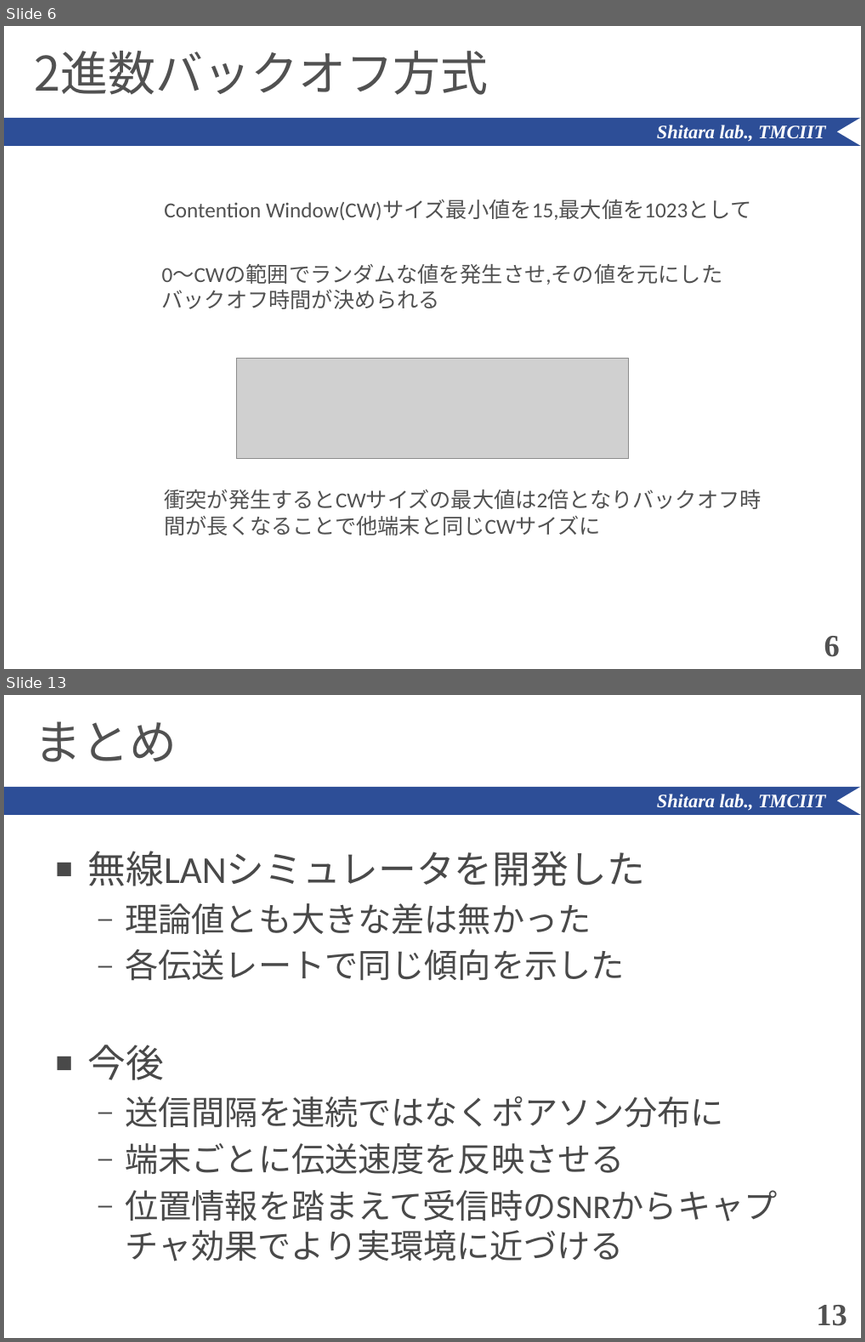
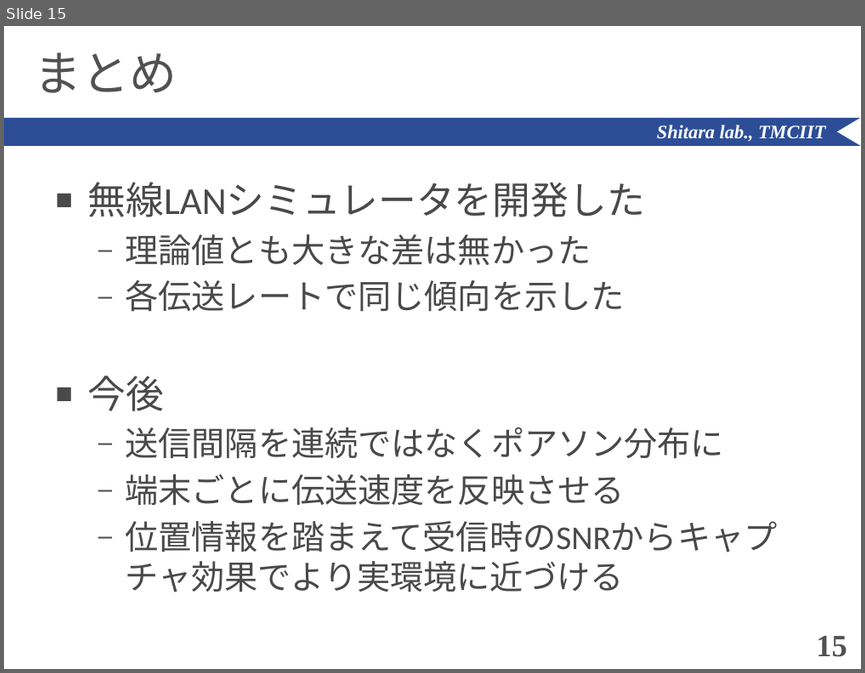
Before and after one commit to ShitaLab-TMCIT/IEEE802.11simulator, a slide deck: paper/pwp_tmp_shiralab.pptx. Shown one above the other, each under a label of ours: slides 6 and 13 before the commit, slide 15 after it; the slides between them are not shown. The pictures are 865x1342 and 865x673 pixels, drawn with LibreOffice and Linux fonts; fonts in the diff are those of the drawing; grey boxes stand for pictures. Boxes give left, top, right and bottom in pixels: in the first picture for what was removed or moved away, otherwise in the second. Text is boxed around its words. In the diff, an @@ line names an element or a change of style, - is before the commit and + after.

```diff
--- a/paper/pwp_tmp_shiralab.pptx
+++ b/paper/pwp_tmp_shiralab.pptx
@@ slide 6 removed at box(4, 26, 861, 669), background #FFFFFF; not listed: 3 template elements that a slide beside it also shows @@
@@ title removed at box(34, 51, 488, 95) @@
-2進数バックオフ方式
@@ text removed at box(164, 200, 751, 221) @@
-Contention Window(CW)サイズ最小値を15,最大値を1023として
@@ text removed at box(162, 264, 723, 309) @@
-0～CWの範囲でランダムな値を発生させ,その値を元にしたバックオフ時間が決められる
@@ picture removed at box(236, 358, 629, 459) @@
@@ text removed at box(164, 489, 760, 509) @@
-衝突が発生するとCWサイズの最大値は2倍となりバックオフ時間が長くなることで他端末と同じCWサイズに
@@ page number removed at box(824, 635, 840, 657) @@
-6
@@ what was slide 13 is now slide 15 @@
@@ page number at box(816, 635, 846, 657): text changed @@
-13
+15
```
Also in this commit, not shown: 10 slides changed, 4 slides added, 15 other files.
